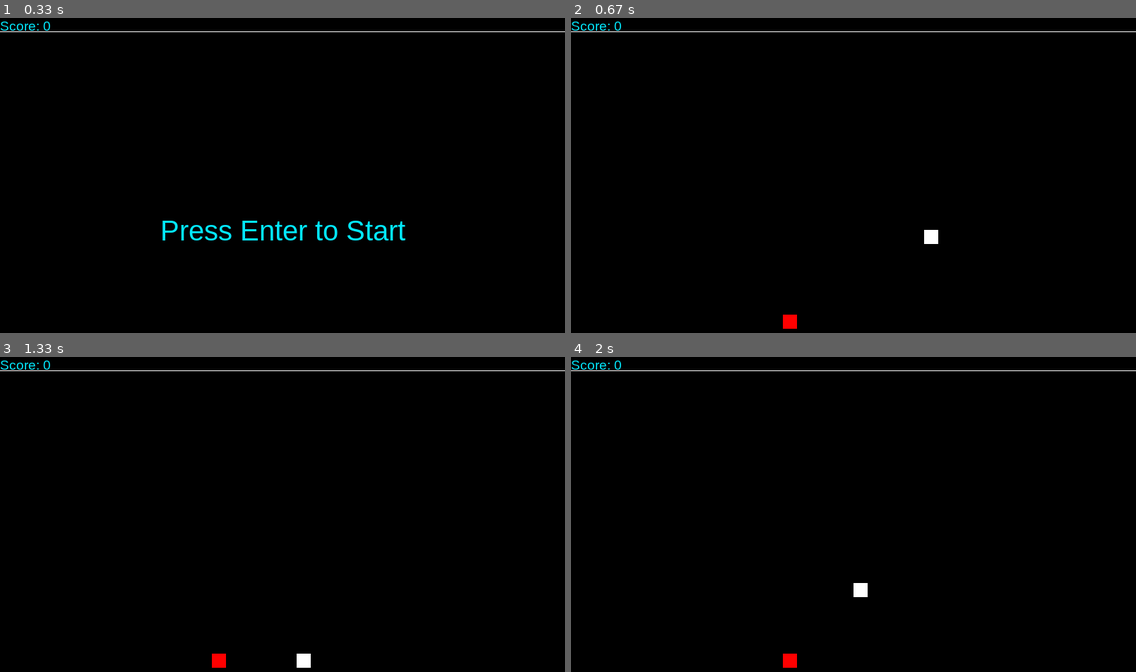
Above: before the commit, frames 1-4 (two rows, left to right).
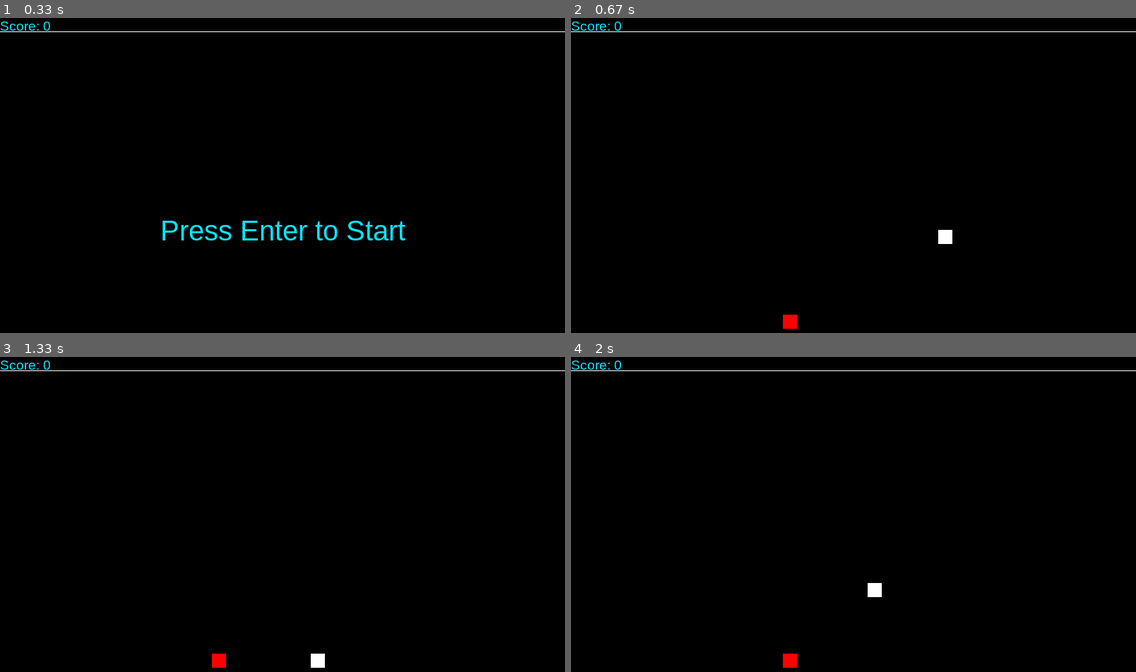
Above: after the commit, the same moments.

Repository: theyeeman/snake-pygame
Game: pygame game, started from main.py
The game is run twice, just before and just after one commit, with the same random seed, the same clock (stepped at 60 frames per second) and the same inputs.
Inputs:
- Up to frame 1 (0.33 s): no input
- Up to frame 2 (0.67 s): tap Enter at 0.33 s
- Up to frame 3 (1.33 s): tap S at 0.67 s; hold A from 1.03 s (still down); hold Right from 1.03 s (still down)
- Up to frame 4 (2 s): release A at 1.5 s; release Right at 1.5 s; tap W at 1.53 s; hold Right from 1.87 s (still down)

Frame 1 is identical in both runs. In frame 2, 0.2% of the frame differs, in the area x 62-68%, y 67-72%; in frame 3, 0.2%; in frame 4, 0.2%.

Commit message:
Refactor (#7)
* refactor init

* remove unused code

* remove unused import

* separate event handling into class

Diff:
--- a/Engine/engine.py
+++ b/Engine/engine.py
@@ -1,20 +1,8 @@
-import queue
 import pygame
-from pygame.locals import (
-    K_UP,
-    K_DOWN,
-    K_LEFT,
-    K_RIGHT,
-    K_w,
-    K_s,
-    K_a,
-    K_d,
-    K_RETURN,
-    KEYDOWN,
-)
+from pygame.locals import K_RETURN, KEYDOWN
 from Engine.snake import Snake, Position
-from Engine.direction import Direction
-from Engine.screen import Screen, SNAKE_COLOR, FOOD_COLOR, BACKGROUND_COLOR, TEXT_COLOR
+from Engine.screen import Screen, SNAKE_COLOR, FOOD_COLOR
+from Engine.eventhandler import EventHandler
 
 
 class Engine():
@@ -23,58 +11,35 @@
         self.start = False
         self.screen = Screen(width, height, scale)
         self.snake = Snake(self.screen)
-        self.event_queue = queue.SimpleQueue()
+        self.event_handler = EventHandler(self.snake)
+        self.empty_set = self.generate_empty_set()
+        self.food = self.create_food()
         self.clock = pygame.time.Clock()
-        self.valid_keys = set(
-            (
-                K_UP,
-                K_DOWN,
-                K_LEFT,
-                K_RIGHT,
-                K_w,
-                K_s,
-                K_a,
-                K_d,
-            )
-        )
 
         self.screen.draw_wait_init()
 
-    def store_events(self):
-        for event in pygame.event.get():
-            if event.type == KEYDOWN:
-                if event.key in self.valid_keys:
-                    self.event_queue.put(event)
+    def generate_empty_set(self):
+        s = set()
 
-            if event.type == pygame.QUIT:
-                pygame.quit()
-                exit()
+        for i in range(self.screen.get_width()):
+            for j in range(1, self.screen.get_height()):  # Top row reserved for info bar
+                s.add(Position(i, j))
 
-    def process_queue_event(self):
-        try:
-            event = self.event_queue.get_nowait()
+        s.discard(self.snake.get_head())
 
-            if event.key == K_UP or event.key == K_w:
-                self.process_key_press(Direction.UP)
-            elif event.key == K_RIGHT or event.key == K_d:
-                self.process_key_press(Direction.RIGHT)
-            elif event.key == K_DOWN or event.key == K_s:
-                self.process_key_press(Direction.DOWN)
-            elif event.key == K_LEFT or event.key == K_a:
-                self.process_key_press(Direction.LEFT)
-        except queue.Empty:
-            return
+        return s
 
-    def process_key_press(self, new_direction):
-        head = self.snake.get_head()
+    def create_food(self):
+        food = self.empty_set.pop()
+        self.empty_set.add(food)
 
-        if (head.direction == Direction.DOWN and new_direction == Direction.UP
-                or head.direction == Direction.UP and new_direction == Direction.DOWN
-                or head.direction == Direction.LEFT and new_direction == Direction.RIGHT
-                or head.direction == Direction.RIGHT and new_direction == Direction.LEFT):
-            return
+        return food
 
-        self.snake.overwrite_head(Position(head.x, head.y, new_direction))
+    def is_eat_food(self):
+        if self.snake.get_head() == self.food:
+            return True
+
+        return False
 
     def next_frame(self):
         next_head = self.snake.get_next_head()
@@ -84,23 +49,25 @@
             return
 
         self.snake.insert_head(next_head)
+        self.empty_set.discard(next_head)
         self.screen.set_pixel_in_buffer(next_head, SNAKE_COLOR)
 
-        if not self.snake.is_eat_food():
+        if not self.is_eat_food():
             tail = self.snake.get_tail()
             self.snake.remove_tail()
+            self.empty_set.add(tail)
             self.screen.reset_pixel_in_buffer(tail)
         else:
             self.snake.score += 1
-            self.snake.food = self.snake.create_food()
-            self.screen.set_pixel_in_buffer(self.snake.food, FOOD_COLOR)
+            self.food = self.create_food()
+            self.screen.set_pixel_in_buffer(self.food, FOOD_COLOR)
             self.screen.score_to_buffer(self.snake.score)
 
         self.screen.update()
 
     def run_loop(self):
-        self.store_events()
-        self.process_queue_event()
+        self.event_handler.store_events()
+        self.event_handler.process_queue_event()
         self.next_frame()
 
     def wait_for_start(self):
@@ -115,7 +82,7 @@
             exit()
 
     def prepare_to_start(self):
-        self.screen.draw_start_init(self.snake)
+        self.screen.draw_start_init(self.snake, self.food)
 
     def lose(self):
         self.screen.draw_lose_text()
@@ -134,4 +101,4 @@
     def reset(self):
         self.start = False
         self.snake = Snake(self.screen)
-        self.event_queue = queue.SimpleQueue()
+        self.event_handler = EventHandler(self.snake)
--- /dev/null
+++ b/Engine/eventhandler.py
@@ -0,0 +1,69 @@
+import queue
+import pygame
+from pygame.locals import (
+    K_UP,
+    K_DOWN,
+    K_LEFT,
+    K_RIGHT,
+    K_w,
+    K_s,
+    K_a,
+    K_d,
+    K_RETURN,
+    KEYDOWN,
+)
+from Engine.direction import Direction
+from Engine.snake import Position
+
+class EventHandler():
+    def __init__(self, snake):
+        self.event_queue = queue.SimpleQueue()
+        self.snake = snake
+        self.valid_keys = set(
+            (
+                K_UP,
+                K_DOWN,
+                K_LEFT,
+                K_RIGHT,
+                K_w,
+                K_s,
+                K_a,
+                K_d,
+            )
+        )
+
+    def store_events(self):
+        for event in pygame.event.get():
+            if event.type == KEYDOWN:
+                if event.key in self.valid_keys:
+                    self.event_queue.put(event)
+
+            if event.type == pygame.QUIT:
+                pygame.quit()
+                exit()
+
+    def process_queue_event(self):
+        try:
+            event = self.event_queue.get_nowait()
+
+            if event.key == K_UP or event.key == K_w:
+                self.process_key_press(Direction.UP)
+            elif event.key == K_RIGHT or event.key == K_d:
+                self.process_key_press(Direction.RIGHT)
+            elif event.key == K_DOWN or event.key == K_s:
+                self.process_key_press(Direction.DOWN)
+            elif event.key == K_LEFT or event.key == K_a:
+                self.process_key_press(Direction.LEFT)
+        except queue.Empty:
+            return
+
+    def process_key_press(self, new_direction):
+        head = self.snake.get_head()
+
+        if (head.direction == Direction.DOWN and new_direction == Direction.UP
+                or head.direction == Direction.UP and new_direction == Direction.DOWN
+                or head.direction == Direction.LEFT and new_direction == Direction.RIGHT
+                or head.direction == Direction.RIGHT and new_direction == Direction.LEFT):
+            return
+
+        self.snake.overwrite_head(Position(head.x, head.y, new_direction))
--- a/Engine/screen.py
+++ b/Engine/screen.py
@@ -56,14 +56,14 @@
         self.score_to_buffer(0)
         self.update()
 
-    def draw_start_init(self, snake):
+    def draw_start_init(self, snake, food):
         self.clear_screen()
 
         s = snake.to_list_full()
         for piece in s:
             self.set_pixel_in_buffer(piece, SNAKE_COLOR)
 
-        self.set_pixel_in_buffer(snake.food, FOOD_COLOR)
+        self.set_pixel_in_buffer(food, FOOD_COLOR)
         self.score_to_buffer(0)
         self.update()
 
--- a/Engine/snake.py
+++ b/Engine/snake.py
@@ -23,7 +23,6 @@
         self.screen_height = screen.get_height()
         self.body_list = DoublyLinkedList()
         self.body_set = set()
-        self.empty_set = set()
         self.is_dead = False
         self.score = 0
 
@@ -34,18 +33,6 @@
         head_y = self.screen_height // 2
         self.body_list.append(Position(head_x, head_y, Direction.RIGHT))
         self.body_set.add(self.get_head())
-        self.empty_set = self.generate_empty_set()
-        self.empty_set.discard(self.get_head())
-        self.food = self.create_food()
-
-    def generate_empty_set(self):
-        s = set()
-
-        for i in range(self.screen_width):
-            for j in range(1, self.screen_height):  # Top row reserved for info bar
-                s.add(Position(i, j))
-
-        return s
 
     def get_head(self):
         return self.body_list.peek_beginning()
@@ -56,12 +43,10 @@
     def remove_tail(self):
         tail = self.body_list.pop_end()
         self.body_set.discard(tail)
-        self.empty_set.add(tail)
 
     def insert_head(self, head):
         self.body_list.prepend(head)
         self.body_set.add(head)
-        self.empty_set.discard(head)
 
     def overwrite_head(self, head):
         self.body_list.remove_beginning()
@@ -98,17 +83,5 @@
         return (self.is_snake_eating_itself(head)
                 or self.is_border_intersection(head))
 
-    def is_eat_food(self):
-        if self.get_head() == self.food:
-            return True
-
-        return False
-
-    def create_food(self):
-        food = self.empty_set.pop()
-        self.empty_set.add(food)
-
-        return food
-
     def to_list_full(self):
         return self.body_list.to_list_full()
--- a/main.py
+++ b/main.py
@@ -10,8 +10,8 @@
         engine.prepare_to_start()
 
         while not engine.snake.is_dead:
+            engine.run_loop()
             engine.clock.tick(15)
-            engine.run_loop()
 
         engine.lose()
 
